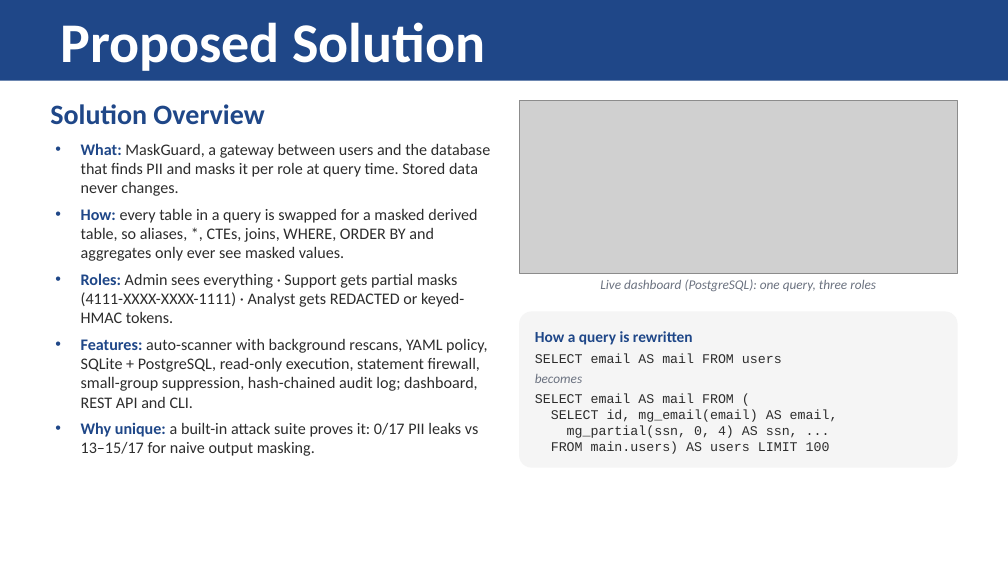
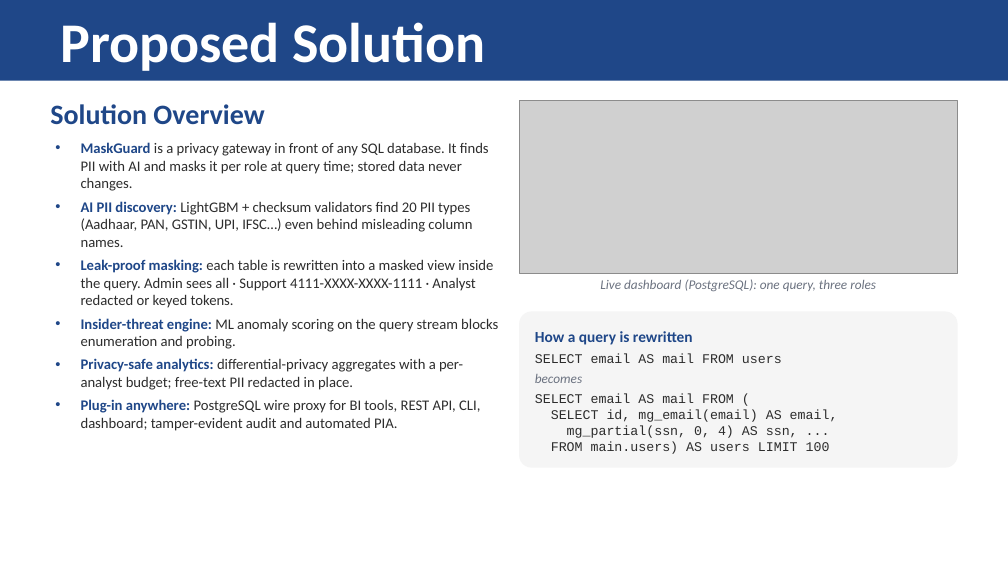
Before and after one commit to hotaro6754/mask, a slide deck: slide 3 of docs/MaskGuard_Round1_Submission.pptx. Drawn at 1008x567 pixels with LibreOffice and Linux fonts; fonts in the diff are those of the drawing; grey boxes stand for pictures. Boxes give left, top, right and bottom in pixels: in the first picture for what was removed or moved away, otherwise in the second. Text is boxed around its words. In the diff, an @@ line names an element or a change of style, - is before the commit and + after.

```diff
--- a/docs/MaskGuard_Round1_Submission.pptx
+++ b/docs/MaskGuard_Round1_Submission.pptx
@@ text at (x1=81, y1=142, x2=498, y2=431): text changed; size 11.5 to 10.5 pt @@
-• What: MaskGuard, a gateway between users and the database that finds PII and masks it per role at query time. Stored data never changes.
-• How: every table in a query is swapped for a masked derived table, so aliases, *, CTEs, joins, WHERE, ORDER BY and aggregates only ever see masked values.
-• Roles: Admin sees everything · Support gets partial masks (4111-XXXX-XXXX-1111) · Analyst gets REDACTED or keyed-HMAC tokens.
-• Features: auto-scanner with background rescans, YAML policy, SQLite + PostgreSQL, read-only execution, statement firewall, small-group suppression, hash-chained audit log; dashboard, REST API and CLI.
-• Why unique: a built-in attack suite proves it: 0/17 PII leaks vs 13–15/17 for naive output masking.
+• MaskGuard is a privacy gateway in front of any SQL database. It finds PII with AI and masks it per role at query time; stored data never changes.
+• AI PII discovery: LightGBM + checksum validators find 20 PII types (Aadhaar, PAN, GSTIN, UPI, IFSC…) even behind misleading column names.
+• Leak-proof masking: each table is rewritten into a masked view inside the query. Admin sees all · Support 4111-XXXX-XXXX-1111 · Analyst redacted or keyed tokens.
+• Insider-threat engine: ML anomaly scoring on the query stream blocks enumeration and probing.
+• Privacy-safe analytics: differential-privacy aggregates with a per-analyst budget; free-text PII redacted in place.
+• Plug-in anywhere: PostgreSQL wire proxy for BI tools, REST API, CLI, dashboard; tamper-evident audit and automated PIA.
```
Also in this commit, not shown: 5 other slides changed, 1 slide added, 1 slide removed, 3 other files.
